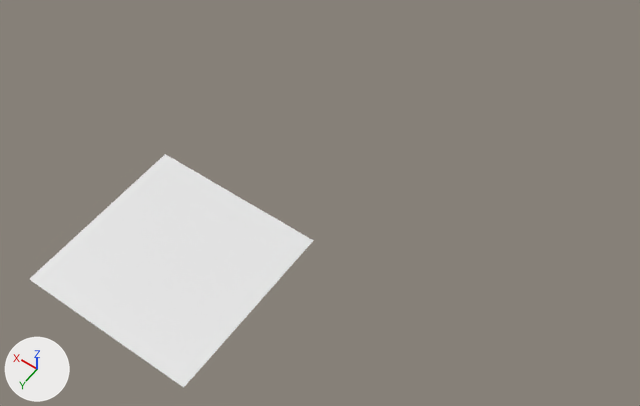
Two versions of the glTF model gameserver/res/world_tiles/tile_100_200.glb, one commit apart.
One viewpoint serves both versions: a 50 mm lens placed at (-55.0, 412.0, 366.0), pointed at (110.0, 180.0, 3.0). Every picture has the same lights, and +X, +Y and +Z are marked at lower left. The picture after the commit comes second.

Script lines for the objects in view, before the commit:
```python
me_plane_002 = bpy.data.meshes.new('Plane.002')
me_plane_002.from_pydata(...)  # 56 vertices, 72 faces; spans x -25.0..75.0, y 75.0..175.0, z 0.0
ob_tile_100_200 = bpy.data.objects.new('tile_100_200', me_plane_002)
ob_tile_100_200.location = (125.0, 125.0, 0.0)
```
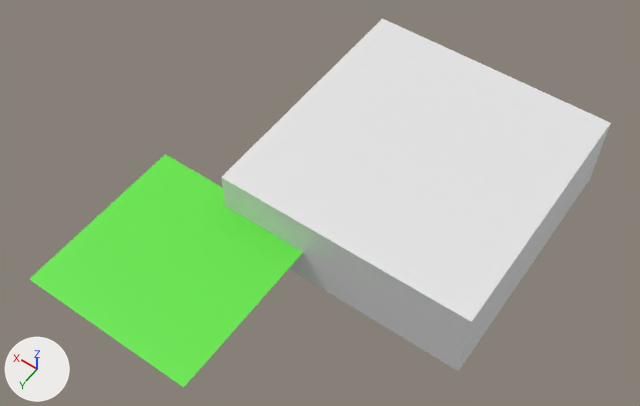
What differs and where, as boxes [x1, y1, x2, y2] in the pictures (640 x 406 px):
```json
{"object": "GrassVolume_2", "change": "added", "after": [221, 18, 611, 371]}
{"object": "tile_100_200", "change": "recoloured", "before": [30, 154, 303, 387], "after": [30, 154, 303, 387], "on screen": "white to green"}
```

Edits to the scene script, one JSON object a line:
```json
{"op": "add", "block": "mat_terrain", "code": ["mat_terrain = principled_material('terrain')", "mat_terrain.base_color = (0.122, 0.8, 0.0567)  # green #62e743"]}
{"block": "me_plane_002", "where": "me_plane_002.from_pydata(...)  # 56 vertices, 72 faces; spans x -25.0..75.0, y 75.0..175.0, z 0.0"}
{"op": "add", "block": "me_plane_002", "code": "me_plane_002.materials.append(mat_terrain)  # green #62e743"}
{"op": "add", "block": "me_cube_001", "code": ["me_cube_001 = bpy.data.meshes.new('Cube.001')", "me_cube_001.from_pydata(...)  # a box spanning x -27.7..115.8, y -53.3..94.9, z -23.4..23.4"]}
{"op": "add", "block": "ob_grassvolume_2", "code": ["ob_grassvolume_2 = bpy.data.objects.new('GrassVolume_2', me_cube_001)", "ob_grassvolume_2.location = (34.9, 113.9, 0.0)"]}
```
